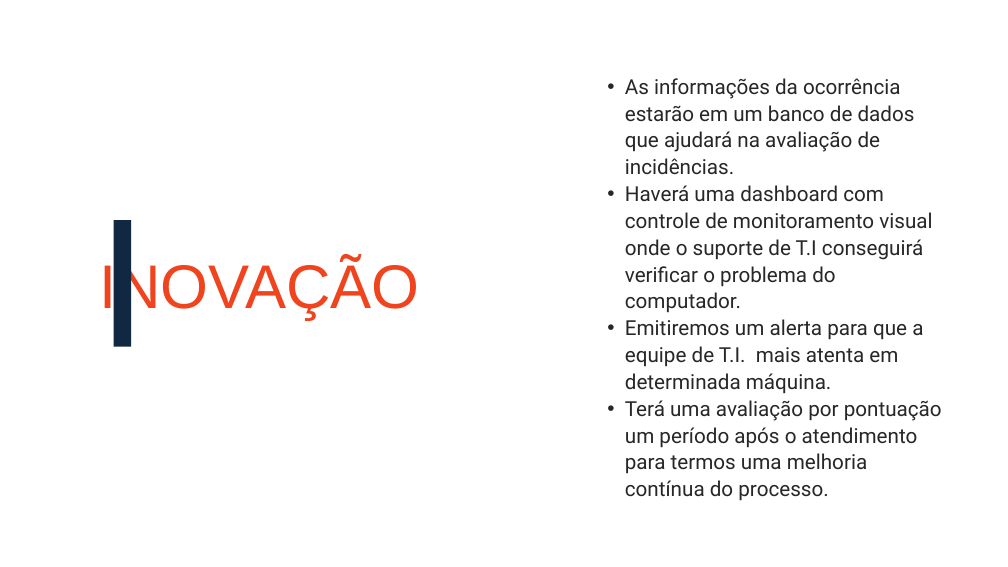
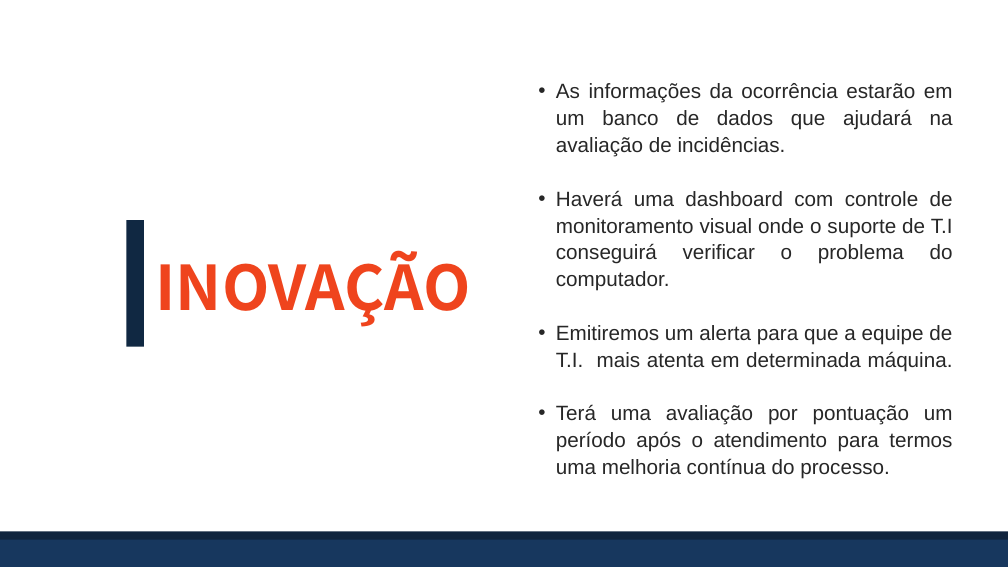
Before and after one commit to BandTec/grupo-05-adsa-20201, a slide deck: slide 6 of SuperVisorPower.pptx. Drawn at 1008x567 pixels with LibreOffice and Linux fonts; fonts in the diff are those of the drawing. Boxes give left, top, right and bottom in pixels: in the first picture for what was removed or moved away, otherwise in the second. Text is boxed around its words. In the diff, an @@ line names an element or a change of style, - is before the commit and + after.

```diff
--- a/SuperVisorPower.pptx
+++ b/SuperVisorPower.pptx
@@ text "As informações da ocorrência estarão ...": place and size @@
-text "As informações da ocorrência estarão ..." at [625,78,942,501]
+text "As informações da ocorrência estarão ..." at [556,83,953,479]
@@ text "As informações da ocorrência estarão ..." at [556,83,953,479]: font Roboto to Arial; alignment left to justified @@
@@ rectangle: place and size @@
-rectangle at [114,220,132,347]
+rectangle at [127,220,144,347]
@@ text "INOVAÇÃO": place and size @@
-text "INOVAÇÃO" at [99,259,419,320]
+text "INOVAÇÃO" at [156,250,471,326]
@@ text "INOVAÇÃO" at [156,250,471,326]: font Arial to Noto Sans CJK KR, bold on @@
@@ rectangle added at [0,535,1008,566], fill #17375E @@
@@ rectangle added at [0,531,1008,540], fill #0F243E @@
```
Also in this commit, not shown: 13 other slides changed, 5 slides added, 3 slides removed, 3 other files.
